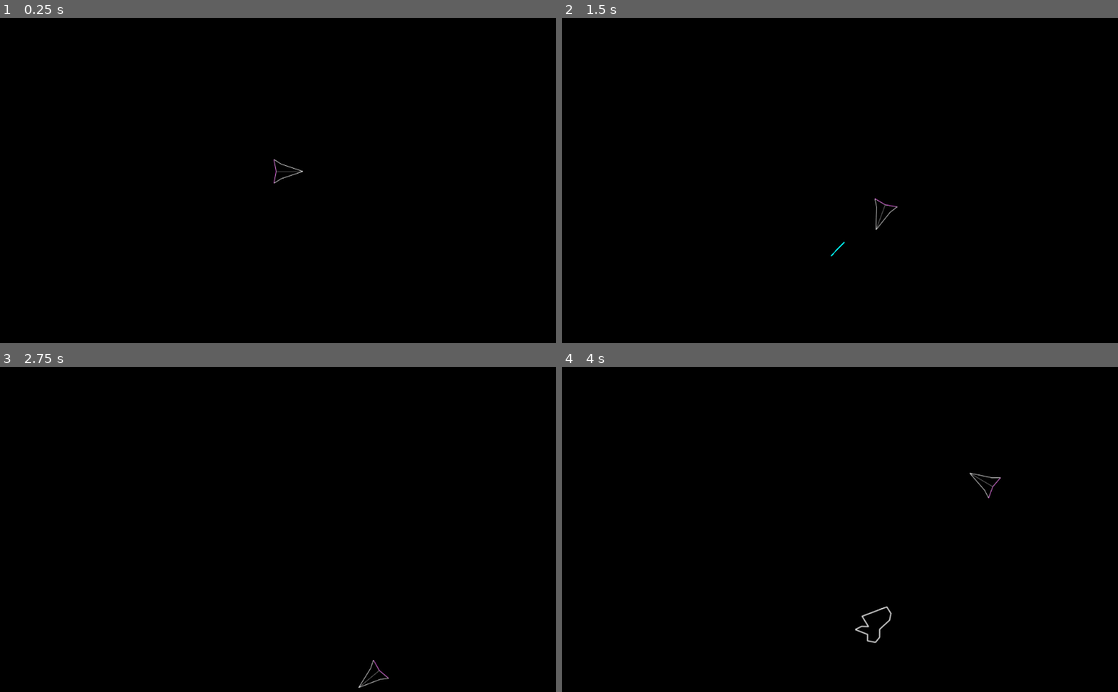
Above: before the commit, frames 1-4 (two rows, left to right).
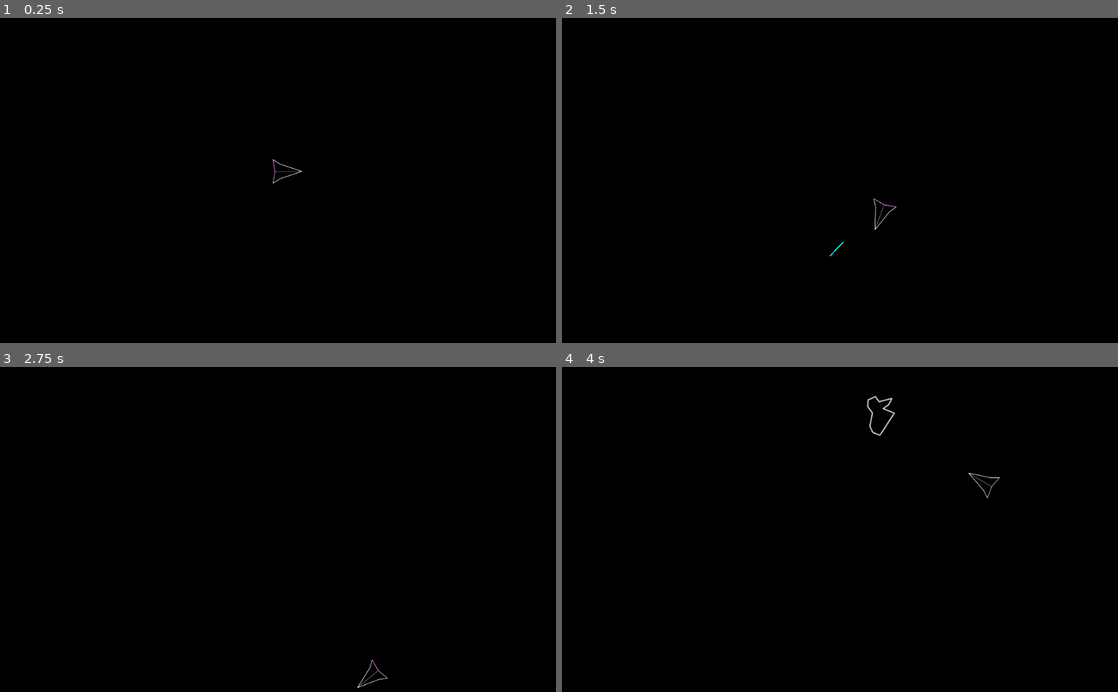
Above: after the commit, the same moments.

Repository: liske/Planetoids
Game: Godot game, scene res://scenes/Space.tscn
Two runs of this game, one before a commit and one after it. Both use one fixed random seed, a clock stepped at 60 frames per second and the inputs below.
Inputs:
- Up to frame 1 (0.25 s): no input
- Up to frame 2 (1.5 s): tap Enter at 0.5 s; hold Right (rotate_right) 0.53-1.28 s; hold W (boost) 0.53-1.28 s; hold Left (rotate_left) from 1.28 s (still down); tap Space (shoot) at 1.35 s
- Up to frame 3 (2.75 s): release Left (rotate_left) at 2.03 s; hold Right (rotate_right) from 2.03 s (still down); hold W (boost) from 2.03 s (still down)
- Up to frame 4 (4 s): release W (boost) at 2.78 s; tap Space (shoot) at 2.85 s; release Right (rotate_right) at 3.53 s; hold Left (rotate_left) from 3.53 s (still down); hold W (boost) from 3.53 s (still down)

The runs differ from the first frame. In frame 1, less than 0.1% of the frame differs, in the area x 49-55%, y 43-51%; in frame 2, 0.1%; in frame 3, 0.1%; in frame 4, 0.4%, in the area x 52-79%, y 8-86%.

Commit message:
space+ship: be view_port responsible

Diff:
--- a/objects/ship/Ship.gd
+++ b/objects/ship/Ship.gd
@@ -11,8 +11,6 @@
 export (float) var rotation_speed = 3.5
 
 export (float) var slow_down = 0.005
-
-onready var viewport_size = get_viewport_rect().size
 
 func _on_Laser_body_entered(body : Node):
 	# do not react when hitting the ship
@@ -41,12 +39,6 @@
 	rotation += rotation_direction * rotation_speed * delta
 	velocity = move_and_slide(velocity)
 
-	var half_height : int = $Sprite.texture.get_height()/4
-	var half_width : int = $Sprite.texture.get_width()/4
-
-	position.x = wrapf(position.x, -half_width, viewport_size.x + half_width)
-	position.y = wrapf(position.y, -half_height, viewport_size.y + half_height)
-
 	if Input.is_action_just_pressed("shoot"):
 		var bullet = Bullet.instance()
 		get_parent().add_child(bullet)
@@ -55,3 +47,11 @@
 
 		bullet.apply_central_impulse(Vector2.RIGHT.rotated(rotation) * 600)
 		bullet.connect("body_entered", self, "_on_Laser_body_entered")
+
+func _on_VisibilityNotifier2D_screen_exited():
+	var viewport_size = get_viewport_rect().size
+	var half_height : int = $Sprite.texture.get_height()/4
+	var half_width : int = $Sprite.texture.get_width()/4
+
+	position.x = wrapf(position.x, -half_width, viewport_size.x + half_width)
+	position.y = wrapf(position.y, -half_height, viewport_size.y + half_height)
--- a/objects/ship/Ship.tscn
+++ b/objects/ship/Ship.tscn
@@ -14,3 +14,7 @@
 
 [node name="Position2D_Center" type="Position2D" parent="."]
 position = Vector2( 78, 0 )
+
+[node name="VisibilityNotifier2D" type="VisibilityNotifier2D" parent="."]
+
+[connection signal="screen_exited" from="VisibilityNotifier2D" to="." method="_on_VisibilityNotifier2D_screen_exited"]
--- a/project.godot
+++ b/project.godot
@@ -8,21 +8,15 @@
 
 config_version=4
 
-_global_script_classes=[ {
-"base": "",
-"class": "GitAPI",
-"language": "NativeScript",
-"path": "res://addons/godot-git-plugin/git_api.gdns"
-} ]
-_global_script_class_icons={
-"GitAPI": ""
-}
-
 [application]
 
 config/name="Planetoids"
 run/main_scene="res://scenes/Space.tscn"
 config/icon="res://icon.png"
+
+[display]
+
+window/stretch/aspect="expand"
 
 [editor]
 
--- a/scenes/Space.gd
+++ b/scenes/Space.gd
@@ -10,13 +10,25 @@
 
 onready var viewport_size = get_viewport_rect().size
 
+func _ready():
+	get_tree().get_root().connect("size_changed", self, "viewport_changed")
+
+func viewport_changed():
+	viewport_size = get_viewport_rect().size
+
 func _on_Timer_timeout():
 	var sector = randi() % 4
 	var astroid = astroids[randi() % astroids.size()].instance()
-	add_child(astroid)
 
 	# rotate randomly
 	astroid.rotation_degrees = randi() % 360
+
+	# scale it
+	var scaling = randf()*3 + 0.5
+	astroid.scale = Vector2(scaling, scaling)
+	astroid.mass *= scaling
+
+	add_child(astroid)
 
 	# put astroid behind viewport borders
 	if sector == 0:
@@ -28,11 +40,6 @@
 	else:
 		astroid.global_position = Vector2(ASTROID_OFFSET, randi() % int(viewport_size.y))
 
-	# scale it
-	var scaling = randf()*3 + 0.5
-	astroid.scale = Vector2(scaling, scaling)
-	astroid.mass *= scaling
-
 	# it should try to hit the space ship
 	astroid.apply_central_impulse(
 		Vector2(200 + randi() % 200, 0).rotated( $Ship.position.angle_to_point(astroid.position))
--- a/scenes/Space.tscn
+++ b/scenes/Space.tscn
@@ -4,7 +4,6 @@
 [ext_resource path="res://scenes/Space.gd" type="Script" id=2]
 
 [node name="Space" type="Node2D"]
-position = Vector2( 2, 0 )
 script = ExtResource( 2 )
 
 [node name="Ship" parent="." instance=ExtResource( 1 )]
